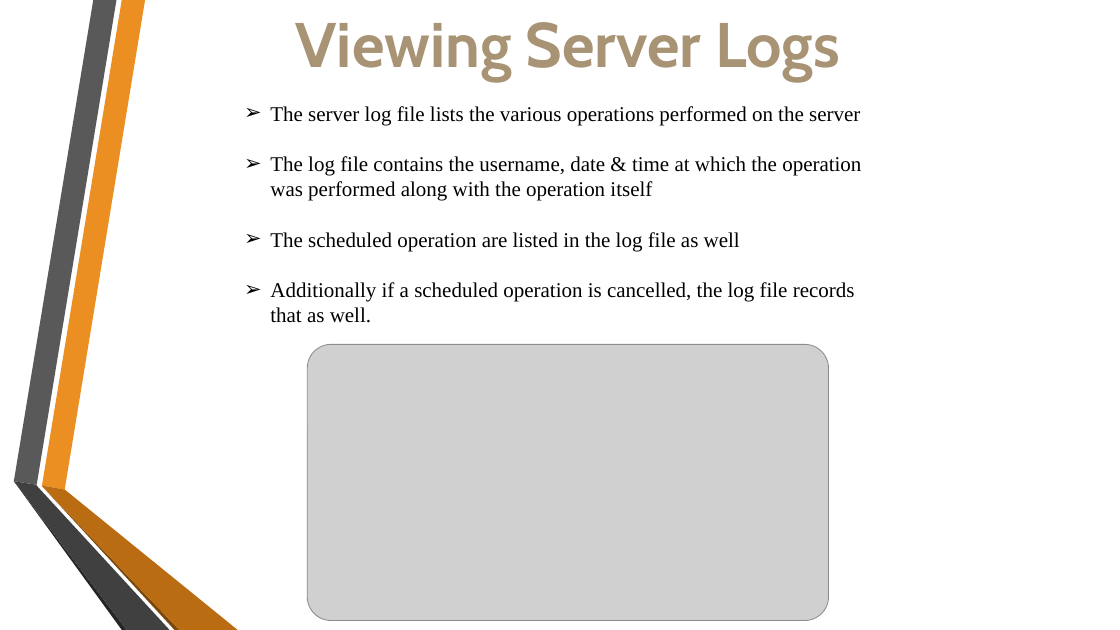
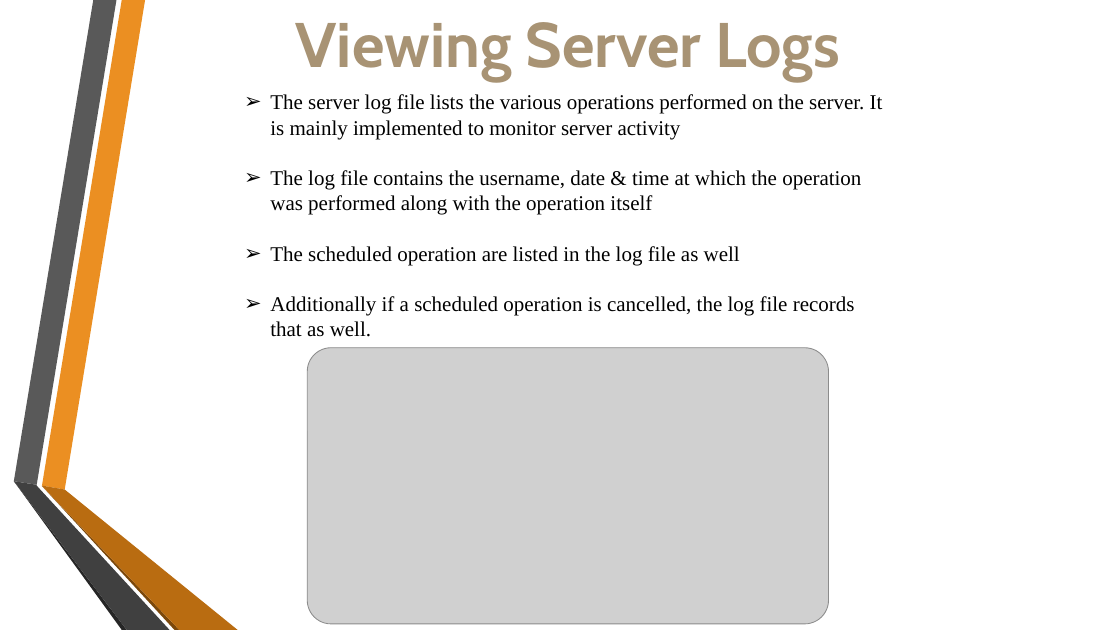
Before and after one commit to krithick14/EZ-ADMIN, a slide deck: slide 8 of Docs/Project.pptx. Drawn at 1120x630 pixels with LibreOffice and Linux fonts; fonts in the diff are those of the drawing; grey boxes stand for pictures; background and template pictures are left out. Boxes give left, top, right and bottom in pixels: in the first picture for what was removed or moved away, otherwise in the second. Text is boxed around its words. In the diff, an @@ line names an element or a change of style, - is before the commit and + after.

```diff
--- a/Docs/Project.pptx
+++ b/Docs/Project.pptx
@@ text "The server log file lists ...": place and size @@
-text "The server log file lists ..." at (270, 106, 861, 323)
+text "The server log file lists ..." at (270, 94, 883, 337)
@@ text at (270, 94, 883, 139): text changed @@
-➢ The server log file lists the various operations performed on the server
+➢ The server log file lists the various operations performed on the server. It is mainly implemented to monitor server activity
@@ picture: place and size @@
-picture at (308, 344, 829, 621)
+picture at (308, 348, 829, 624)
```
